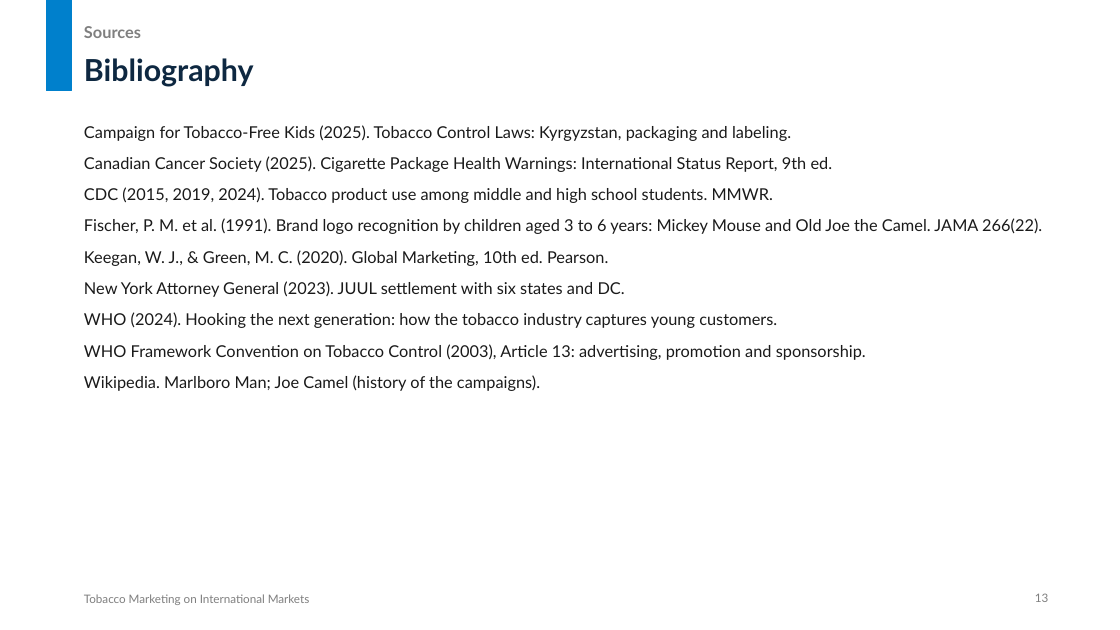
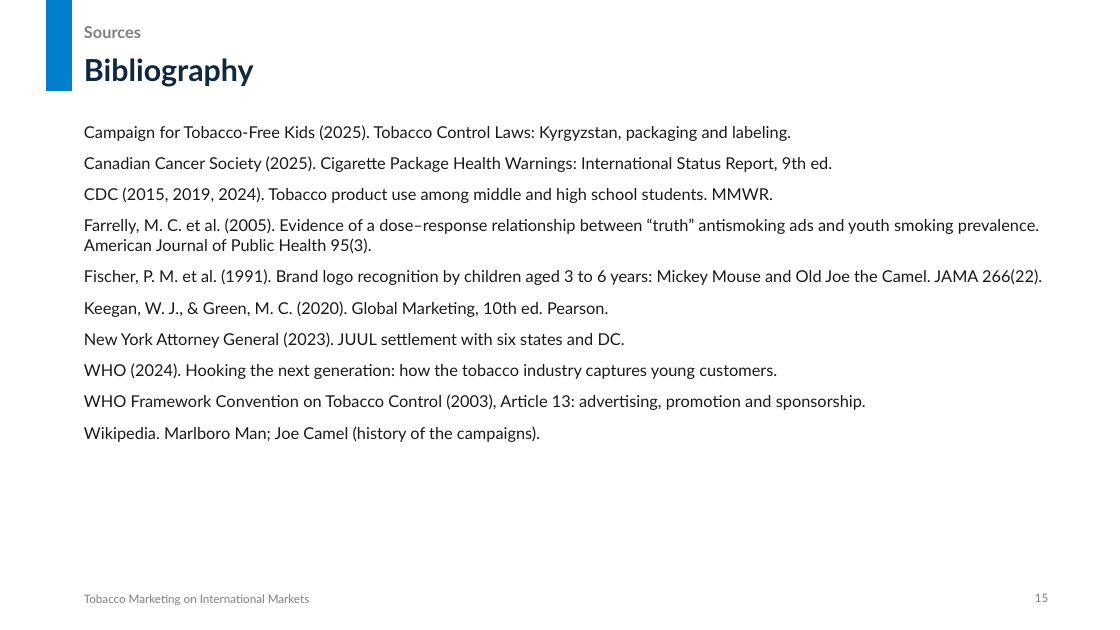
Before and after one commit to untitl333d/-frontend-slides, a slide deck: slide 15 of presentations/tobacco-marketing/Tobacco_Marketing_International_Markets.pptx (slide 13 before the commit). Drawn at 1120x630 pixels with LibreOffice and Linux fonts; fonts in the diff are those of the drawing. Boxes give left, top, right and bottom in pixels: in the first picture for what was removed or moved away, otherwise in the second. Text is boxed around its words. In the diff, an @@ line names an element or a change of style, - is before the commit and + after.

```diff
--- a/presentations/tobacco-marketing/Tobacco_Marketing_International_Markets.pptx
+++ b/presentations/tobacco-marketing/Tobacco_Marketing_International_Markets.pptx
@@ text at (84,218,1039,253): paragraph added @@
+Farrelly, M. C. et al. (2005). Evidence of a dose–response relationship between “truth” antismoking ads and youth smoking prevalence. American Journal of Public Health 95(3).
@@ page number at (1035,593,1048,602): text changed @@
-13
+15
```
Also in this commit, not shown: 10 other slides changed, 2 slides added, 2 other files.
